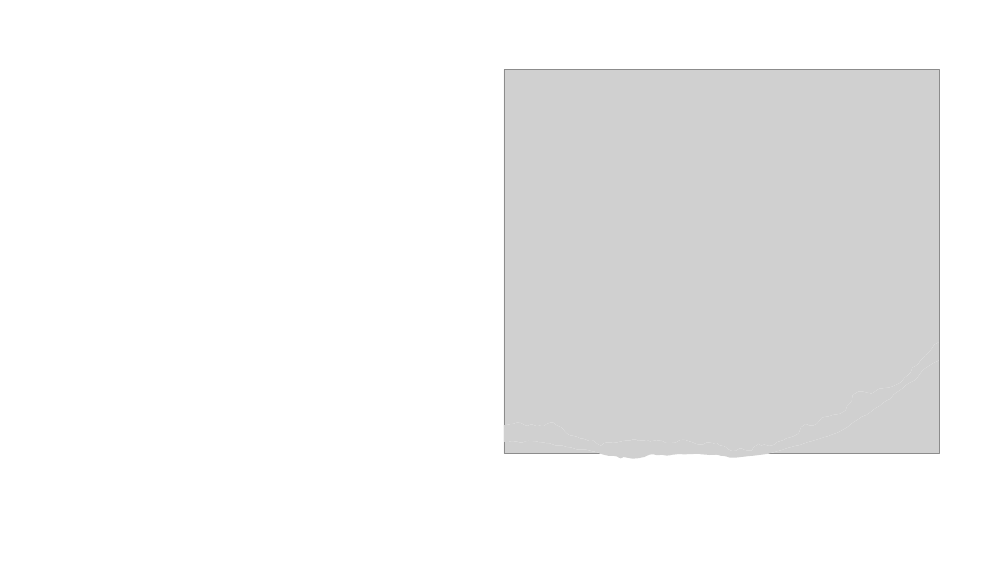
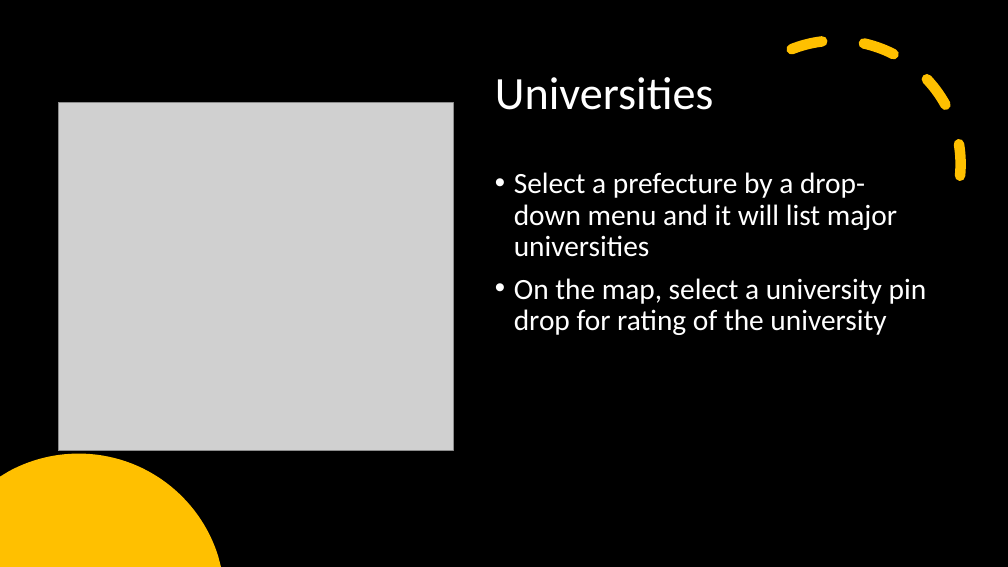
Before and after one commit to Dizzybelle/Project-3, a slide deck: slide 5 of Japan_presentation.pptx. Drawn at 1008x567 pixels with LibreOffice and Linux fonts; fonts in the diff are those of the drawing; grey boxes stand for pictures. Boxes give left, top, right and bottom in pixels: in the first picture for what was removed or moved away, otherwise in the second. Text is boxed around its words. In the diff, an @@ line names an element or a change of style, - is before the commit and + after.

```diff
--- a/Japan_presentation.pptx
+++ b/Japan_presentation.pptx
@@ background #FFFFFF to #000000 @@
@@ arc (boxed as its full ellipse) added at <box>674,1,1001,328</box>, outline #FFC000 10 pt dashed @@
@@ title added at <box>495,77,714,110</box>, 44 pt, text #FFFFFF @@
+Universities
@@ picture: place and size @@
-picture at <box>504,70,939,454</box>
+picture at <box>58,102,453,451</box>
@@ text added at <box>514,172,927,335</box>, 28 pt, text #FFFFFF @@
+• Select a prefecture by a drop-down menu and it will list major universities
+• On the map, select a university pin drop for rating of the university
@@ freeform shape removed at <box>504,343,939,459</box> @@
@@ picture removed at <box>504,343,939,459</box> @@
@@ freeform shape added at <box>0,454,221,567</box>, fill #FFC000 @@
```
Also in this commit, not shown: 7 other slides changed.
